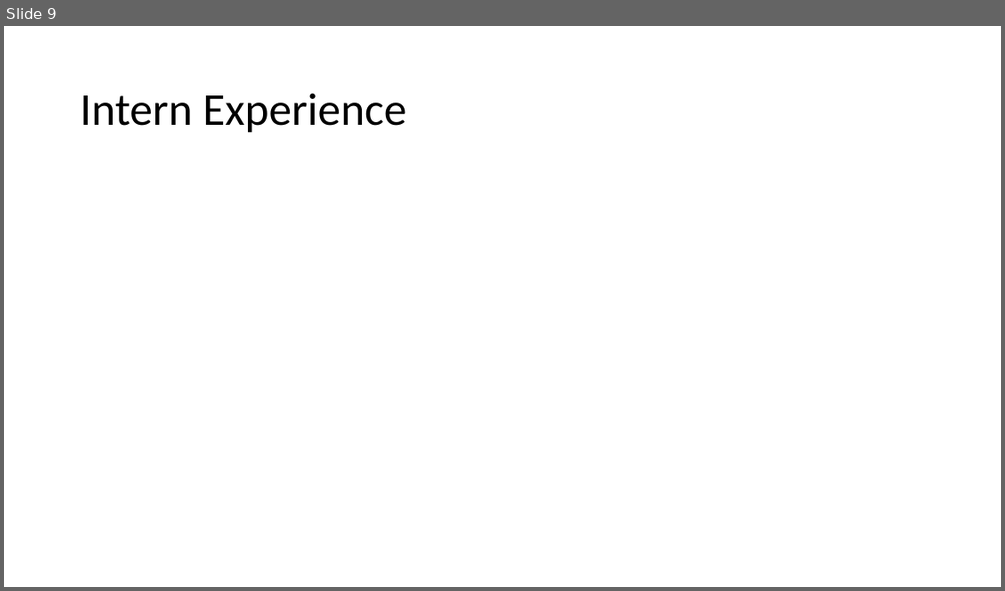
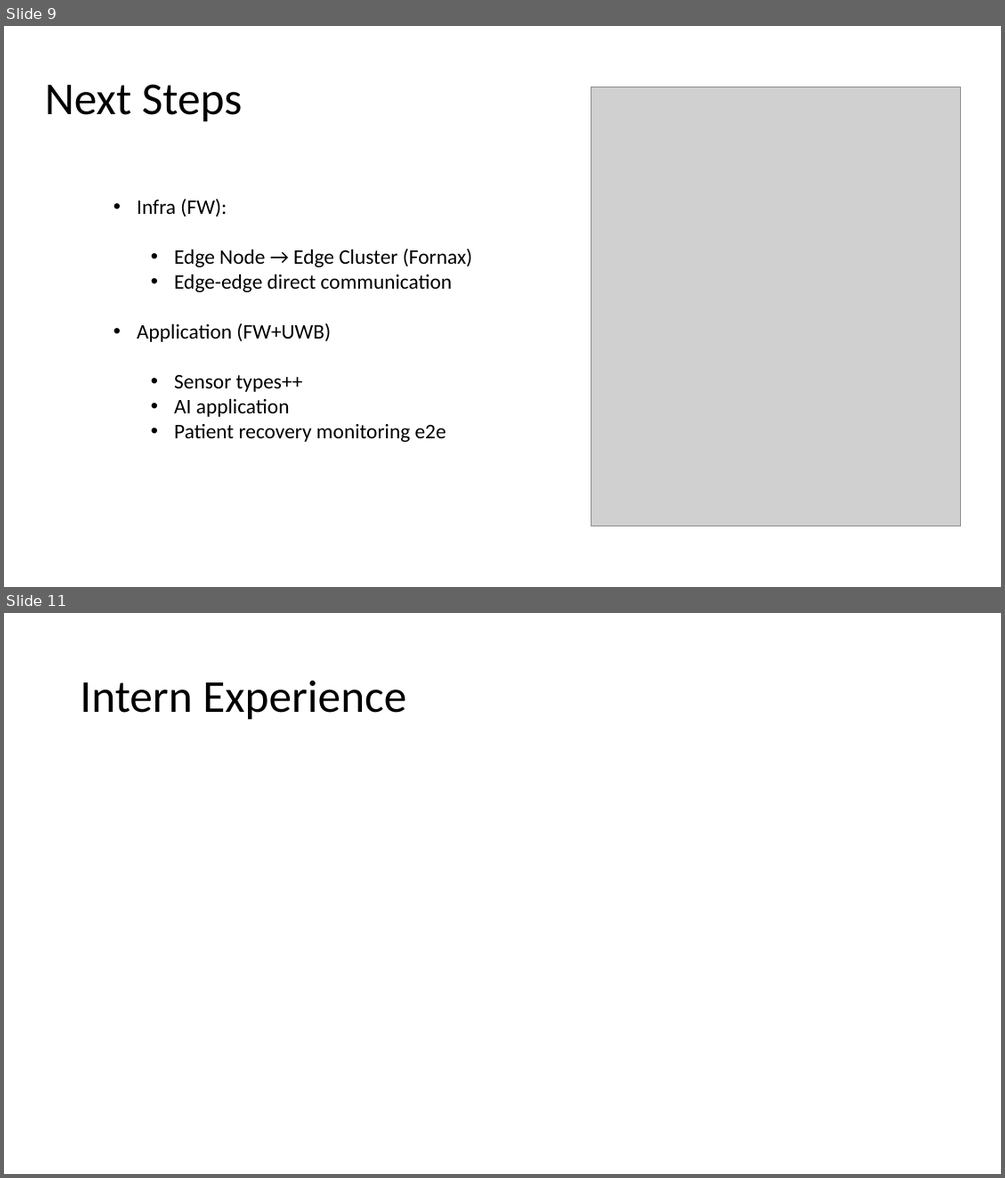
Before and after one commit to pdgetrf/fw_intern_2022, a slide deck: docs/architecture.pptx. Shown one above the other, each under a label of ours: slide 9 before the commit, slides 9 and 11 after it; the slides between them are not shown. The pictures are 1005x591 and 1005x1178 pixels, drawn with LibreOffice and Linux fonts; fonts in the diff are those of the drawing; grey boxes stand for pictures. Boxes give left, top, right and bottom in pixels: in the first picture for what was removed or moved away, otherwise in the second. Text is boxed around its words. In the diff, an @@ line names an element or a change of style, - is before the commit and + after.

```diff
--- a/docs/architecture.pptx
+++ b/docs/architecture.pptx
@@ slide 9 added at (4,26,1001,587), background #FFFFFF @@
@@ title added at (45,84,243,122), 44 pt, text #000000 @@
+Next Steps
@@ picture added at (591,87,961,525) @@
@@ text added at (137,199,472,442), 20 pt, text #000000 @@
+• Infra (FW):
+  • Edge Node → Edge Cluster (Fornax)
+  • Edge-edge direct communication
+• Application (FW+UWB)
+  • Sensor types++
+  • AI application
+  • Patient recovery monitoring e2e
@@ what was slide 9 is now slide 11 @@
```
Also in this commit, not shown: 5 slides changed, 4 other slides added, 3 slides removed.
